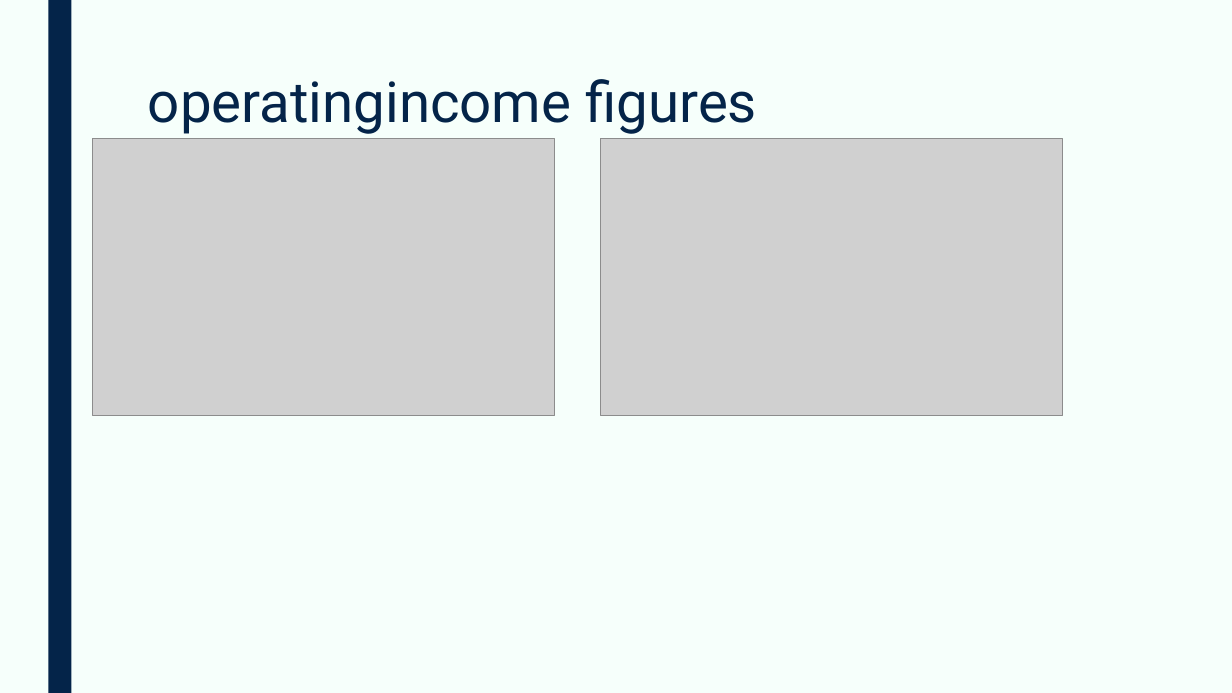
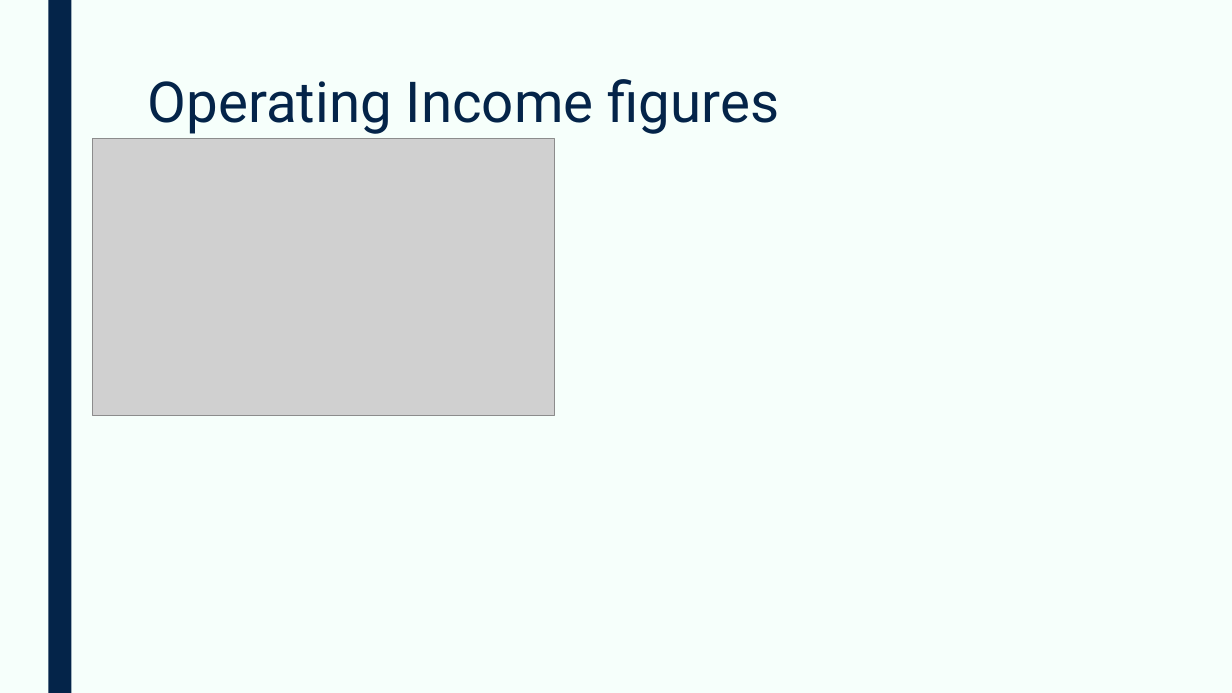
Before and after one commit to devangovind/AMUCLDISS, a slide deck: slide 6 of fastapi-backend/app/pres/output.pptx (slide 7 before the commit). Drawn at 1232x693 pixels with LibreOffice and Linux fonts; fonts in the diff are those of the drawing; grey boxes stand for pictures. Boxes give left, top, right and bottom in pixels: in the first picture for what was removed or moved away, otherwise in the second. Text is boxed around its words. In the diff, an @@ line names an element or a change of style, - is before the commit and + after.

```diff
--- a/fastapi-backend/app/pres/output.pptx
+++ b/fastapi-backend/app/pres/output.pptx
@@ title at (148,79,780,134): text changed @@
-operatingincome figures
+Operating Income figures
@@ picture removed at (601,139,1063,416) @@
```
Also in this commit, not shown: 7 other slides changed, 1 slide added, 13 other files.
